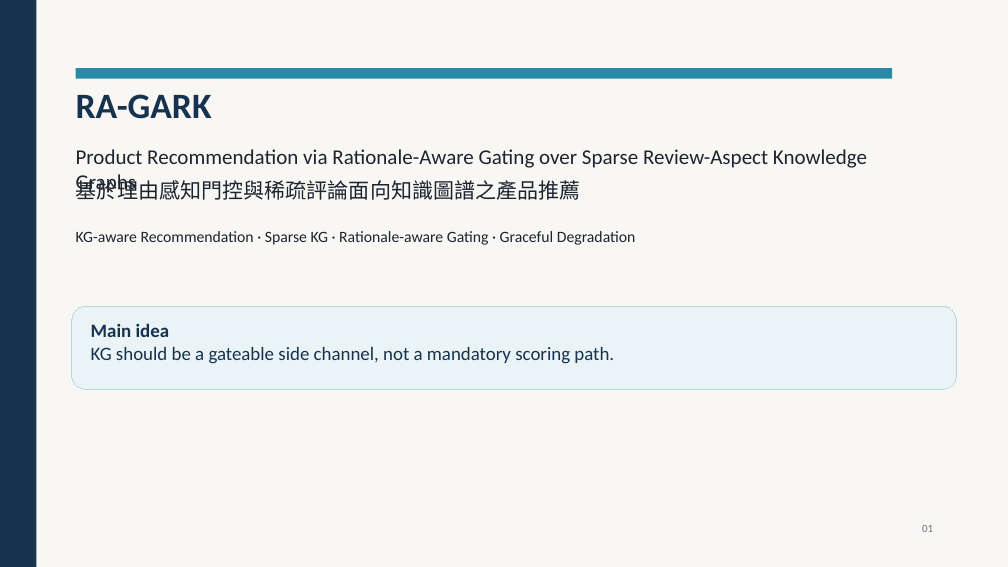
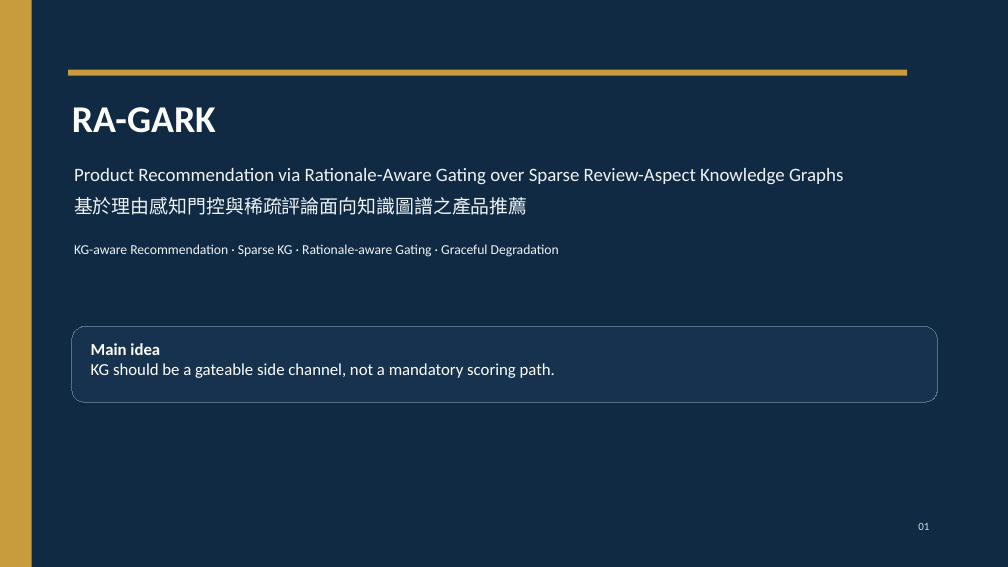
Before and after one commit to beckyhsuxp/RA-GARK, a slide deck: slide 1 of Document/notes/SLIDES.pptx. Drawn at 1008x567 pixels with LibreOffice and Linux fonts; fonts in the diff are those of the drawing. Boxes give left, top, right and bottom in pixels: in the first picture for what was removed or moved away, otherwise in the second. Text is boxed around its words. In the diff, an @@ line names an element or a change of style, - is before the commit and + after.

```diff
--- a/Document/notes/SLIDES.pptx
+++ b/Document/notes/SLIDES.pptx
@@ rectangle at (x1=0, y1=0, x2=1008, y2=567): fill #F8F7F3 to #102A43 @@
@@ rectangle resized from (x1=0, y1=0, x2=36, y2=567) to (x1=0, y1=0, x2=32, y2=567) @@
@@ rectangle at (x1=0, y1=0, x2=32, y2=567): fill #16324F to #C89B3C @@
@@ rectangle resized from (x1=76, y1=68, x2=892, y2=79) to (x1=68, y1=70, x2=907, y2=76) @@
@@ rectangle at (x1=68, y1=70, x2=907, y2=76): fill #2B8AA3 to #C89B3C @@
@@ text "RA-GARK" moved from (x1=76, y1=94, x2=212, y2=119) to (x1=72, y1=107, x2=216, y2=133) @@
@@ text "RA-GARK" at (x1=72, y1=107, x2=216, y2=133): size 34 to 36 pt, text colour #16324F to #FFFFFF @@
@@ text "Product Recommendation via Rationale-Aware Gating ..." at (x1=74, y1=168, x2=843, y2=185): size 20 to 18 pt, text colour #1C2430 to #EDF3F7 @@
@@ text "Product Recommendation via Rationale-Aware Gating ..." moved from (x1=76, y1=149, x2=867, y2=168) to (x1=74, y1=168, x2=843, y2=185) @@
@@ text "基於理由感知門控與稀疏評論面向知識圖譜之產品推薦" moved from (x1=76, y1=177, x2=581, y2=200) to (x1=74, y1=197, x2=528, y2=215) @@
@@ text "基於理由感知門控與稀疏評論面向知識圖譜之產品推薦" at (x1=74, y1=197, x2=528, y2=215): size 20 to 18 pt, text colour #1C2430 to #EDF3F7 @@
@@ text "KG-aware Recommendation · Sparse KG ..." moved from (x1=76, y1=231, x2=636, y2=245) to (x1=74, y1=244, x2=559, y2=257) @@
@@ text "KG-aware Recommendation · Sparse KG ..." at (x1=74, y1=244, x2=559, y2=257): size 15 to 13 pt, text colour #1C2430 to #EDF3F7 @@
@@ rounded rectangle resized from (x1=72, y1=306, x2=957, y2=389) to (x1=72, y1=327, x2=938, y2=402) @@
@@ rounded rectangle at (x1=72, y1=327, x2=938, y2=402): fill #EAF3F5 to #16324F; outline #B7D8DF 0.75 pt to #567189 0.75 pt @@
@@ text "Main idea" moved from (x1=91, y1=323, x2=614, y2=364) to (x1=91, y1=343, x2=555, y2=378) @@
@@ text "Main idea" at (x1=91, y1=343, x2=555, y2=378): size 18 to 16 pt, text colour #16324F to #FFFFFF @@
@@ text "01" at (x1=918, y1=523, x2=929, y2=530): text colour #6A7380 to #D5DEE8 @@
```
Also in this commit, not shown: 31 other slides changed, 1 other file.
